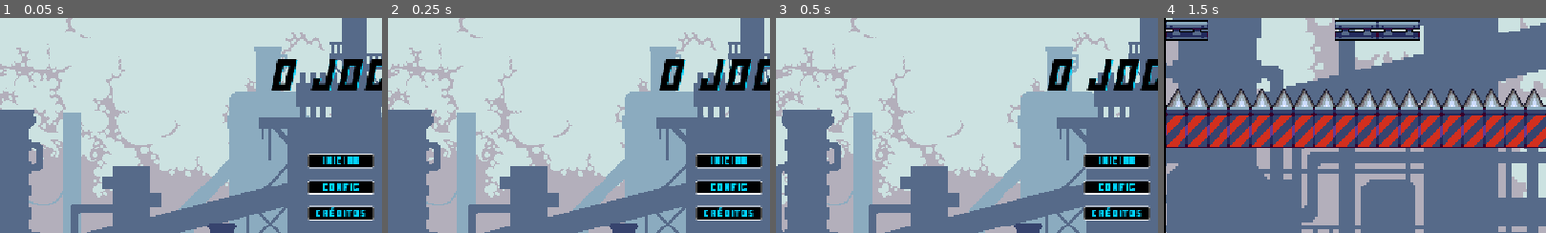
Above: before the commit, frames 1-4 (left to right).
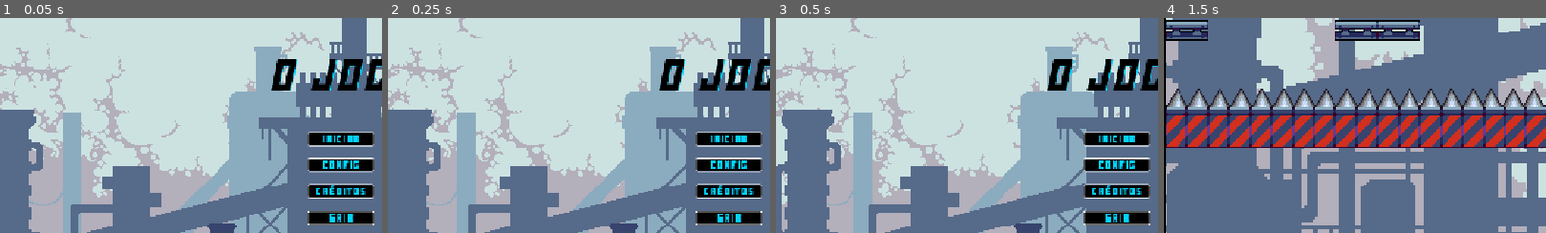
Above: after the commit, the same moments.

Repository: Carlos-Robrt-S/Plataformer-2D-GameDev
Game: Godot game, scene res://Scenes/Paneis/menu.tscn
Two runs of this game, one before a commit and one after it. Both use one fixed random seed, a clock stepped at 60 frames per second and the inputs below.
Inputs:
- Up to frame 1 (0.05 s): no input
- Up to frame 2 (0.25 s): no input
- Up to frame 3 (0.5 s): no input
- Up to frame 4 (1.5 s): click "Iniciar" at 0.5 s; hold D (direita) from 1.28 s (still down)
The pictures show only the part of the screen within x 5-55%, y 11-61%; the shares and areas given below are measured in that part.

The runs differ from the first frame. In frame 1, 4.9% of the frame differs, in the area x 80-98%, y 52-97%; in frame 2, 4.9%; in frame 3, 4.9%; in frame 4, nothing differs.

Commit message:
botoes de sair

Diff:
--- a/plataform/Scenes/Paneis/menu.tscn
+++ b/plataform/Scenes/Paneis/menu.tscn
@@ -1,52 +1,13 @@
 [gd_scene format=3 uid="uid://dj844dgkfdowk"]
 
-[ext_resource type="FontFile" uid="uid://d3f7nqb74wt4i" path="res://Assets/atlas/5 Font/futuremillennium/FutureMillennium Black.ttf" id="1_bg8pw"]
+[ext_resource type="Theme" uid="uid://dk6fsi0ja5kay" path="res://Assets/themes/main_theme.tres" id="1_74bde"]
 [ext_resource type="Texture2D" uid="uid://rn7pf31wpohn" path="res://Assets/atlas/2 Background/5.png" id="1_d3oii"]
-[ext_resource type="FontFile" uid="uid://c4v7qju38lgxc" path="res://Assets/atlas/5 Font/futuremillennium/FutureMillennium Italic.ttf" id="2_74bde"]
 [ext_resource type="Texture2D" uid="uid://dkf5rcew7l1xq" path="res://Assets/atlas/2 Background/4.png" id="2_326ge"]
 [ext_resource type="Script" uid="uid://bp8wf37vtvcpb" path="res://Scripts/menu.gd" id="3_74bde"]
 [ext_resource type="Texture2D" uid="uid://kag1fru75pp3" path="res://Assets/atlas/2 Background/3.png" id="3_326ge"]
 [ext_resource type="FontFile" uid="uid://7jl58d7imibj" path="res://Assets/atlas/5 Font/futuremillennium/FutureMillennium.ttf" id="3_616oa"]
 [ext_resource type="Texture2D" uid="uid://1xhdegm0y271" path="res://Assets/atlas/2 Background/2.png" id="4_r0nfg"]
 [ext_resource type="Texture2D" uid="uid://by335lknqbcax" path="res://Assets/atlas/2 Background/1.png" id="5_3xqsy"]
-
-[sub_resource type="StyleBoxFlat" id="StyleBoxFlat_74bde"]
-bg_color = Color(0, 0.8352941, 1, 1)
-border_width_left = 1
-border_width_top = 1
-border_width_right = 1
-border_width_bottom = 1
-border_color = Color(1, 1, 1, 1)
-corner_radius_top_left = 2
-corner_radius_top_right = 2
-corner_radius_bottom_right = 2
-corner_radius_bottom_left = 2
-corner_detail = 12
-
-[sub_resource type="StyleBoxFlat" id="StyleBoxFlat_bg8pw"]
-bg_color = Color(0, 0, 0, 1)
-border_width_left = 1
-border_width_top = 1
-border_width_right = 1
-border_width_bottom = 1
-border_color = Color(1, 1, 1, 1)
-corner_radius_top_left = 2
-corner_radius_top_right = 2
-corner_radius_bottom_right = 2
-corner_radius_bottom_left = 2
-corner_detail = 12
-
-[sub_resource type="Theme" id="Theme_lqe4b"]
-Button/colors/font_color = Color(0, 0.8352941, 1, 1)
-Button/colors/font_hover_color = Color(0, 0, 0, 1)
-Button/fonts/font = ExtResource("1_bg8pw")
-Button/styles/hover = SubResource("StyleBoxFlat_74bde")
-Button/styles/normal = SubResource("StyleBoxFlat_bg8pw")
-Label/colors/font_color = Color(0, 0, 0, 1)
-Label/colors/font_shadow_color = Color(0, 0.8352941, 1, 1)
-Label/font_sizes/font_size = 64
-Label/fonts/font = ExtResource("2_74bde")
-RichTextLabel/fonts/normal_font = ExtResource("3_616oa")
 
 [sub_resource type="StyleBoxFlat" id="StyleBoxFlat_ktxv1"]
 bg_color = Color(0, 0, 0, 0.8352941)
@@ -68,7 +29,7 @@
 anchor_bottom = 1.0
 grow_horizontal = 2
 grow_vertical = 2
-theme = SubResource("Theme_lqe4b")
+theme = ExtResource("1_74bde")
 script = ExtResource("3_74bde")
 
 [node name="GameName" type="Label" parent="." unique_id=729247629]
@@ -88,7 +49,7 @@
 
 [node name="Botoes" type="Control" parent="." unique_id=251310076]
 z_index = 1
-custom_minimum_size = Vector2(100, 100)
+custom_minimum_size = Vector2(100, 166.02)
 layout_mode = 1
 anchors_preset = 8
 anchor_left = 0.5
@@ -116,8 +77,8 @@
 anchor_top = 0.5
 anchor_right = 1.0
 anchor_bottom = 0.5
-offset_top = -4.0
-offset_bottom = 4.0
+offset_top = -44.0
+offset_bottom = -23.0
 grow_horizontal = 2
 grow_vertical = 2
 text = "Config
@@ -129,10 +90,23 @@
 anchor_top = 1.0
 anchor_right = 1.0
 anchor_bottom = 1.0
-offset_top = -8.0
+offset_top = -87.01001
+offset_bottom = -66.01001
 grow_horizontal = 2
 grow_vertical = 0
 text = "Créditos"
+
+[node name="Sair" type="Button" parent="Botoes" unique_id=1823412310]
+layout_mode = 1
+anchors_preset = 12
+anchor_top = 1.0
+anchor_right = 1.0
+anchor_bottom = 1.0
+offset_top = -47.01001
+offset_bottom = -26.01001
+grow_horizontal = 2
+grow_vertical = 0
+text = "Sair"
 
 [node name="CredMenu" type="Control" parent="." unique_id=1507633683]
 visible = false
@@ -236,4 +210,5 @@
 
 [connection signal="pressed" from="Botoes/Iniciar" to="." method="_on_iniciar_pressed"]
 [connection signal="pressed" from="Botoes/Creditos" to="." method="_on_creditos_pressed"]
+[connection signal="pressed" from="Botoes/Sair" to="." method="_on_sair_pressed"]
 [connection signal="pressed" from="CredMenu/Return" to="." method="_on_return_pressed"]
--- a/plataform/Scenes/levels/fase_principal.tscn
+++ b/plataform/Scenes/levels/fase_principal.tscn
@@ -115,6 +115,21 @@
 grow_vertical = 2
 text = "Continuar"
 
+[node name="Sair" type="Button" parent="Player/Camera2D/MenuPause" unique_id=1664474937]
+layout_mode = 1
+anchors_preset = 7
+anchor_left = 0.5
+anchor_top = 1.0
+anchor_right = 0.5
+anchor_bottom = 1.0
+offset_left = -20.0
+offset_top = 29.0
+offset_right = 20.0
+offset_bottom = 69.0
+grow_horizontal = 2
+grow_vertical = 0
+text = "Sair"
+
 [node name="Fundo" type="Node2D" parent="." unique_id=335745308]
 
 [node name="Parallax2D" type="Parallax2D" parent="Fundo" unique_id=697103053]
@@ -148,3 +163,4 @@
 texture = ExtResource("9_sq8ne")
 
 [connection signal="pressed" from="Player/Camera2D/MenuPause/Button" to="." method="_on_button_pressed"]
+[connection signal="pressed" from="Player/Camera2D/MenuPause/Sair" to="." method="_on_sair_pressed"]
--- a/plataform/Scripts/fase_principal.gd
+++ b/plataform/Scripts/fase_principal.gd
@@ -60,3 +60,7 @@
 func _on_button_pressed() -> void:
 	$Player/Camera2D/MenuPause.visible = false
 	get_tree().paused = false
+
+
+func _on_sair_pressed() -> void:
+	get_tree().quit()
--- a/plataform/Scripts/menu.gd
+++ b/plataform/Scripts/menu.gd
@@ -9,7 +9,7 @@
 	$CredMenu.visible = false
 
 # Called every frame. 'delta' is the elapsed time since the previous frame.
-func _process(delta: float) -> void:
+func _process(_delta: float) -> void:
 	pass
 
 
@@ -28,3 +28,7 @@
 	$GameName.visible = true
 	botoes.visible = true
 	$CredMenu.visible = false
+
+
+func _on_sair_pressed() -> void:
+	get_tree().quit()
--- a/plataform/project.godot
+++ b/plataform/project.godot
@@ -17,6 +17,7 @@
 
 [display]
 
+window/size/mode=3
 window/stretch/mode="canvas_items"
 window/stretch/aspect="expand"
 
